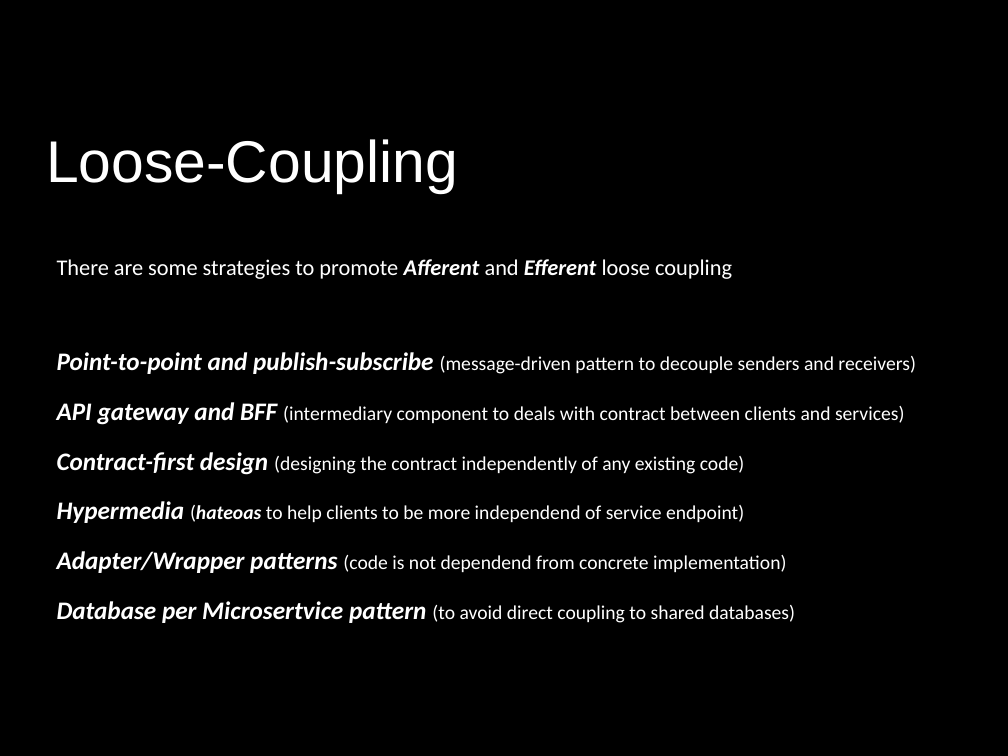
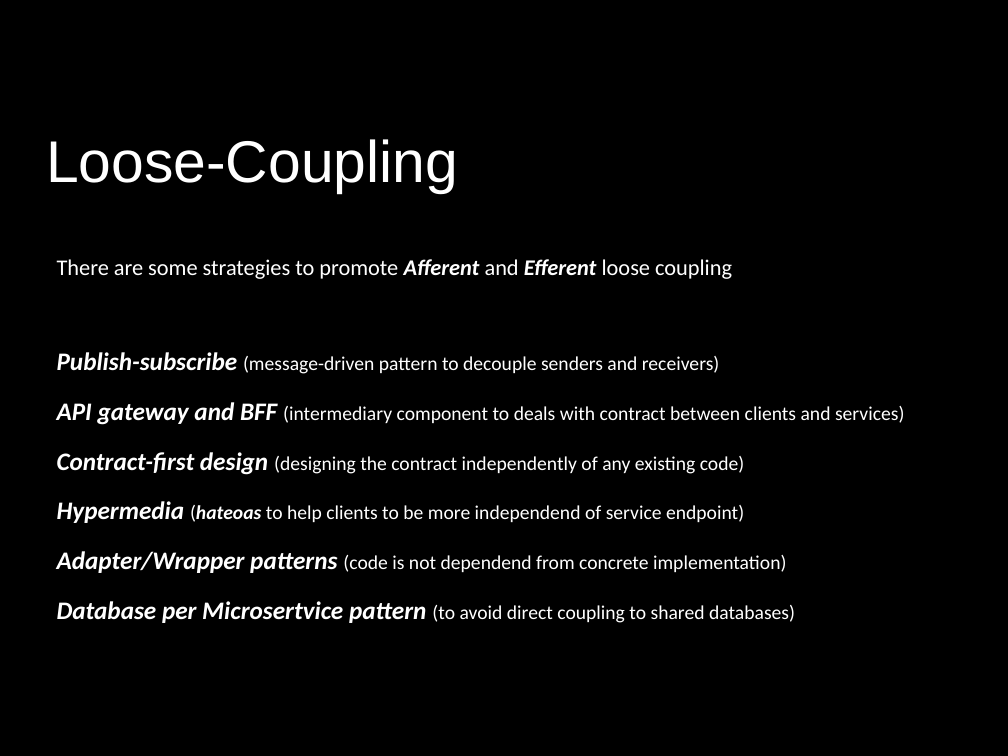
Before and after one commit to FrancoMelandri/SOLID, a slide deck: slide 51 of docs/solid.pptx. Drawn at 1008x756 pixels with LibreOffice and Linux fonts; fonts in the diff are those of the drawing. Boxes give left, top, right and bottom in pixels: in the first picture for what was removed or moved away, otherwise in the second. Text is boxed around its words. In the diff, an @@ line names an element or a change of style, - is before the commit and + after.

```diff
--- a/docs/solid.pptx
+++ b/docs/solid.pptx
@@ text at box(57, 352, 720, 374): text changed @@
-Point-to-point and publish-subscribe (message-driven pattern to decouple senders and receivers)
+Publish-subscribe (message-driven pattern to decouple senders and receivers)
```
Also in this commit, not shown: 5 other slides changed.
